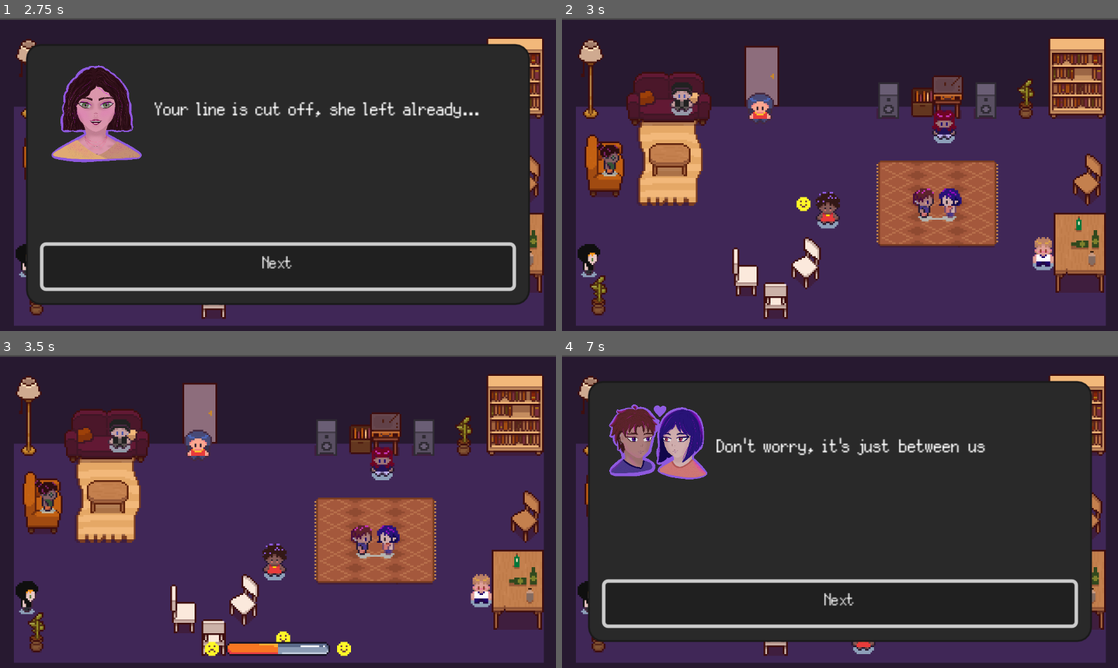
Above: before the commit, frames 1-4 (two rows, left to right).
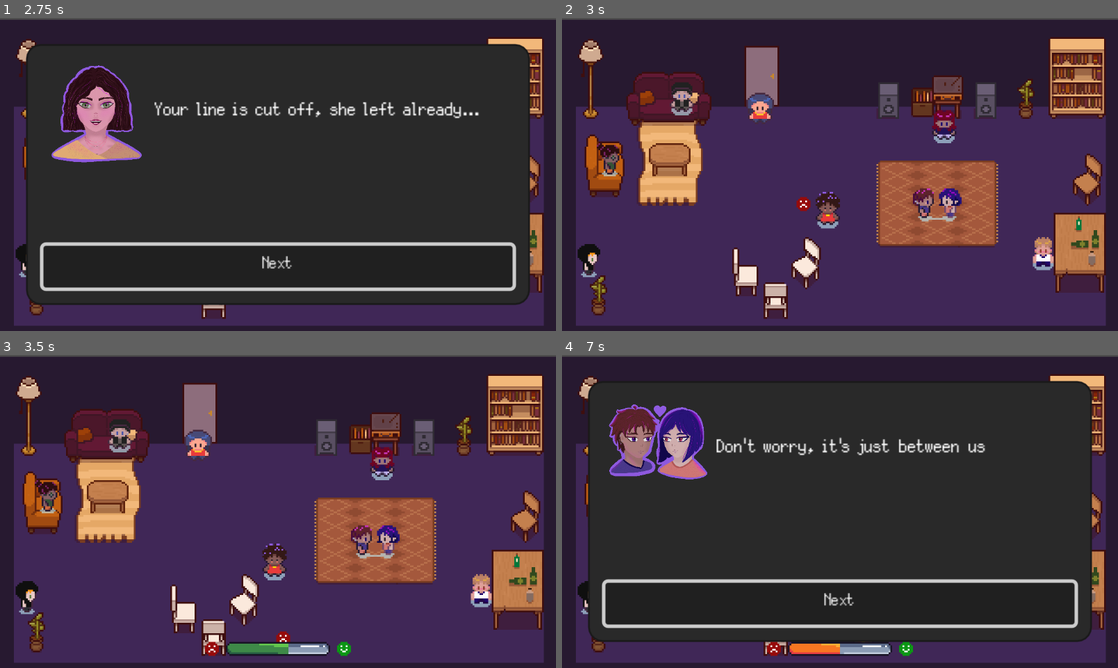
Above: after the commit, the same moments.

Repository: LaClimSx/between-the-lines
Game: Godot game, scene res://scenes/title_screen.tscn
The game is run twice, just before and just after one commit, with the same random seed, the same clock (stepped at 60 frames per second) and the same inputs.
Inputs (mouse positions are in pixels of both pictures, inside the frame that each line leads up to):
- Up to frame 1 (2.75 s): click (211, 265) at 0.5 s; click "Next" at 1.25 s; click "Wait..." at 2 s
- Up to frame 2 (3 s): click "Next" at 2.75 s
- Up to frame 3 (3.5 s): no input
- Up to frame 4 (7 s): hold D (right) 3.53-4.28 s; hold Space (interact) 3.53-4.28 s; hold S (down) 4.28-5.03 s; tap Space (interact) at 4.35, 5.85 s; hold D (right) 5.03-5.78 s; hold Space (interact) 5.03-5.78 s; hold W (up) 5.78-6.5 s; click "Haha I didn’t get it, what’s …" at 6.5 s

Frame 1 is identical in both runs. In frame 2, 0.1% of the frame differs, in the area x 42-45%, y 57-62%; in frame 3, 0.6%; in frame 4, 1.0%, in the area x 36-64%, y 91-97%.

Commit message:
improved progress bar

Diff:
--- a/scenes/particle.tscn
+++ b/scenes/particle.tscn
@@ -1,9 +1,14 @@
 [gd_scene format=3 uid="uid://ql4716v0gmip"]
 
 [ext_resource type="Texture2D" uid="uid://d377sm7prhte8" path="res://assets/temporary/smiley-happy.png" id="1_jw3tu"]
+[ext_resource type="Script" uid="uid://dv0y2d75ej5sm" path="res://scripts/particle.gd" id="2_y25om"]
+[ext_resource type="Texture2D" uid="uid://cbevthq6vmtgd" path="res://assets/temporary/smiley-sad.png" id="3_677d1"]
 
 [node name="Particle" type="TextureRect" unique_id=801679255]
 texture_filter = 1
 offset_right = 8.0
 offset_bottom = 8.0
 texture = ExtResource("1_jw3tu")
+script = ExtResource("2_y25om")
+texture_neg = ExtResource("3_677d1")
+texture_pos = ExtResource("1_jw3tu")
--- a/scenes/progress_bar.tscn
+++ b/scenes/progress_bar.tscn
@@ -46,3 +46,4 @@
 texture = ExtResource("7_e5nlk")
 
 [connection signal="value_changed" from="." to="." method="_on_value_changed"]
+[connection signal="value_changed" from="ProgressBar" to="." method="_on_progress_bar_value_changed"]
--- a/scripts/main.gd
+++ b/scripts/main.gd
@@ -1,11 +1,11 @@
 extends Node2D
 
 const PARTICLE = preload("res://scenes/particle.tscn")
-var tween: Tween
 
 func _ready() -> void:
 	Global.score_changed.connect(func(val: int) -> void:
-		%ProgressBar.value = val)
+		%ProgressBar.value = val
+		)
 	Global.ending.connect(func(text: String) -> void:
 		%Label.text = text
 		$CanvasLayer/EndPanel.visible = true
@@ -16,16 +16,14 @@
 	%Zero.interact()
 
 
-func move_particle(_val: float) -> void:
-	var particle : TextureRect = PARTICLE.instantiate()
-	particle.global_position = $Player.global_position
+func move_particle(val: float) -> void:
+	var particle : Particle = PARTICLE.instantiate()
+	particle.texture = particle.texture_pos if val > 0 else particle.texture_neg
 	add_child(particle)
-	if tween:
-		tween.kill()
-	tween = get_tree().create_tween()
+	var tween : Tween = get_tree().create_tween()
 	tween.set_trans(Tween.TRANS_CUBIC).set_ease(Tween.EASE_OUT)
 	var end_pos : Vector2 = %ProgressBar.global_position + Vector2(%ProgressBar.size.x / 2, -3)
-	tween.tween_property(particle, "global_position", end_pos, 1.0)
+	tween.tween_property(particle, "global_position", end_pos, 1.0).from($Player.global_position)
 	tween.tween_callback(particle.queue_free)
 
 func _process(_delta: float) -> void:
--- /dev/null
+++ b/scripts/particle.gd
@@ -0,0 +1,5 @@
+extends TextureRect
+class_name Particle
+
+@export var texture_neg : CompressedTexture2D
+@export var texture_pos : CompressedTexture2D
--- a/scripts/progress_bar.gd
+++ b/scripts/progress_bar.gd
@@ -11,17 +11,28 @@
 var value : int = 2:
 	set(val):
 		value = val
-		bar.value = val
 		value_changed.emit(val)
+		animate_bar(val)
 
-func _on_value_changed(val: float) -> void:
+
+func animate_bar(val: float) -> void:
+	await get_tree().create_timer(0.6).timeout
+	var tween : Tween = get_tree().create_tween()
+	tween.set_trans(Tween.TRANS_LINEAR).set_ease(Tween.EASE_IN)
+	tween.tween_property(bar, "value", val, 0.75)
+
+
+func _on_value_changed(_val: float) -> void:
+	get_tree().create_timer(0.5).timeout.connect(func() -> void:
+		visible = true)
+	get_tree().create_timer(4.5).timeout.connect(func() -> void:
+		visible = false)
+
+
+func _on_progress_bar_value_changed(val: float) -> void:
 	if val - bar.min_value < (bar.max_value - bar.min_value)/3 :
 		bar.texture_progress = progress_low
 	elif val - bar.min_value > 2 * (bar.max_value - bar.min_value)/3:
 		bar.texture_progress = progress_high
 	else:
 		bar.texture_progress = progress_mid
-	get_tree().create_timer(0.5).timeout.connect(func() -> void:
-		visible = true)
-	get_tree().create_timer(4.0).timeout.connect(func() -> void:
-		visible = false)
Binary file changed: assets/temporary/smiley-happy.png
Binary file changed: assets/temporary/smiley-sad.png
Binary file added: assets/temporary/xp_orb.png
Not shown, added: assets/temporary/xp_orb.png.import
Not shown, added: scripts/particle.gd.uid
